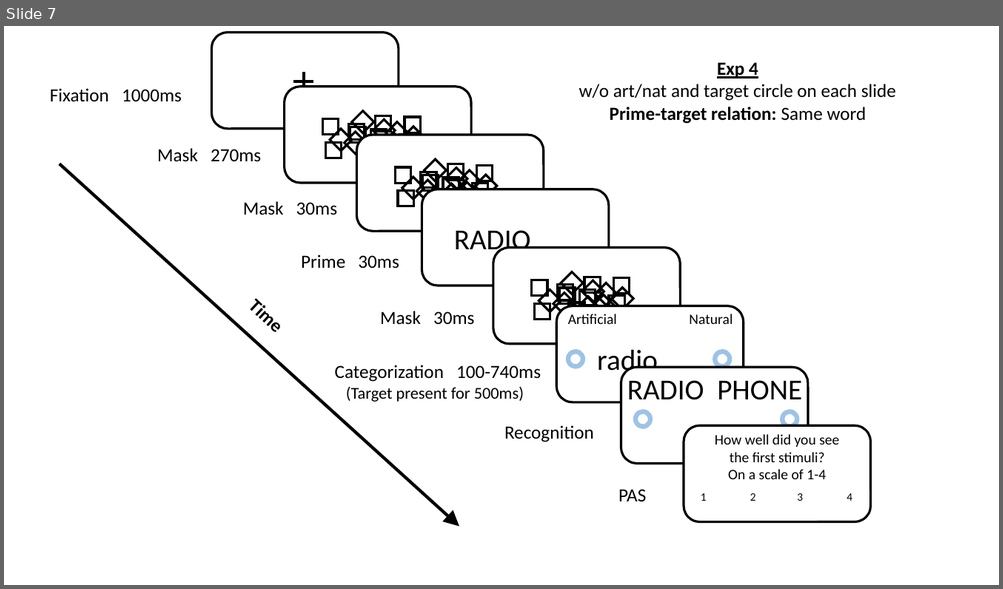
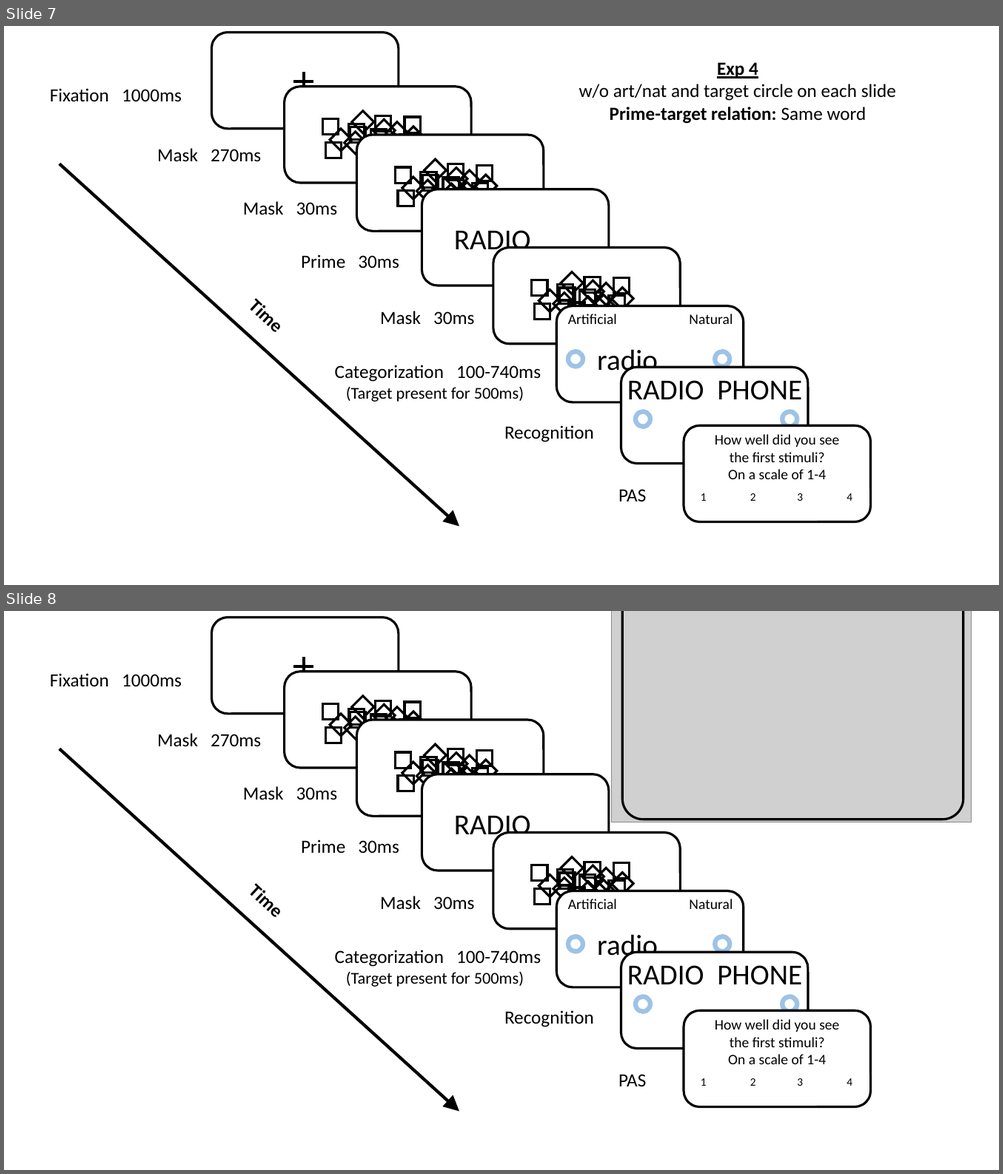
Before and after one commit to khenheller/subliminal_priming_w_motion_capture, a slide deck: presentation/design figure.pptx. Shown one above the other, each under a label of ours: slide 7 before the commit, slides 7 and 8 after it. The pictures are 1003x589 and 1003x1174 pixels, drawn with LibreOffice and Linux fonts; fonts in the diff are those of the drawing; grey boxes stand for pictures. Boxes give left, top, right and bottom in pixels: in the first picture for what was removed or moved away, otherwise in the second. Text is boxed around its words. In the diff, an @@ line names an element or a change of style, - is before the commit and + after.

```diff
--- a/presentation/design figure.pptx
+++ b/presentation/design figure.pptx
@@ slide 8 added at (x1=4, y1=611, x2=999, y2=1170), background #FFFFFF @@
@@ rounded rectangle added at (x1=211, y1=617, x2=398, y2=713), fill #FFFFFF, outline #000000 2.25 pt @@
@@ picture added at (x1=612, y1=611, x2=971, y2=821) @@
@@ rounded rectangle added at (x1=623, y1=611, x2=964, y2=819), outline #000000 2.25 pt @@
@@ text added at (x1=50, y1=673, x2=182, y2=687), 18 pt, text #000000 @@
+Fixation 1000ms
@@ line added from (313, 667) to (293, 667), #000000 3 pt @@
@@ line added from (304, 657) to (304, 676), #000000 3 pt @@
@@ group added at (x1=284, y1=672, x2=472, y2=768): 16 rectangles, 1 rounded rectangle @@
@@ text added at (x1=157, y1=733, x2=261, y2=747), 18 pt, text #000000 @@
+Mask 270ms
@@ arrow added from (60, 749) to (459, 1112), #000000 3 pt @@
@@ text added at (x1=243, y1=786, x2=337, y2=800), 18 pt, text #000000 @@
+Mask 30ms
@@ rounded rectangle added at (x1=422, y1=775, x2=609, y2=871), fill #FFFFFF, outline #000000 2.25 pt @@
@@ group added at (x1=357, y1=720, x2=544, y2=816): 17 rectangles, 1 rounded rectangle @@
@@ text added at (x1=454, y1=815, x2=531, y2=842), 28 pt, text #000000 @@
+RADIO
@@ text added at (x1=301, y1=840, x2=398, y2=854), 18 pt, text #000000 @@
+Prime 30ms
@@ text added at (x1=230, y1=872, x2=352, y2=988), 18 pt, text #000000, bold @@
+Time
@@ text added at (x1=380, y1=896, x2=474, y2=910), 18 pt, text #000000 @@
+Mask 30ms
@@ group added at (x1=493, y1=832, x2=680, y2=929): 17 rectangles, 1 rounded rectangle @@
@@ group added at (x1=556, y1=891, x2=743, y2=988): 2 texts, 2 ellipses, 1 rounded rectangle @@
+Artificial Natural
+radio
@@ text added at (x1=335, y1=950, x2=540, y2=987), 18 pt, text #000000 @@
+Categorization 100-740ms
+(Target present for 500ms)
@@ group added at (x1=621, y1=953, x2=808, y2=1049): 2 ellipses, 1 rounded rectangle, 1 text @@
+RADIO PHONE
@@ text added at (x1=504, y1=1011, x2=594, y2=1028), 18 pt, text #000000 @@
+Recognition
@@ rounded rectangle added at (x1=684, y1=1011, x2=871, y2=1107), fill #FFFFFF, outline #000000 2.25 pt @@
@@ text added at (x1=714, y1=1019, x2=839, y2=1065), 14 pt, text #000000 @@
+How well did you see the first stimuli?
+On a scale of 1-4
@@ text added at (x1=618, y1=1074, x2=646, y2=1087), 18 pt, text #000000 @@
+PAS
@@ text added at (x1=700, y1=1079, x2=852, y2=1086), 11 pt, text #000000 @@
+1 2 3 4
```
Also in this commit, not shown: 1 other file.
